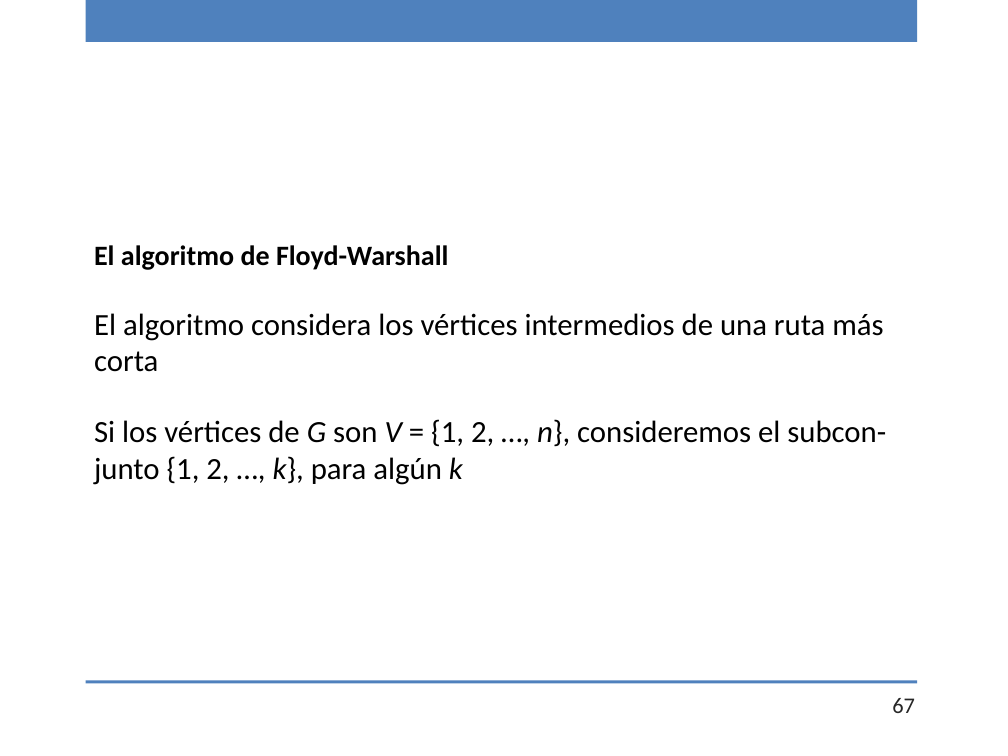
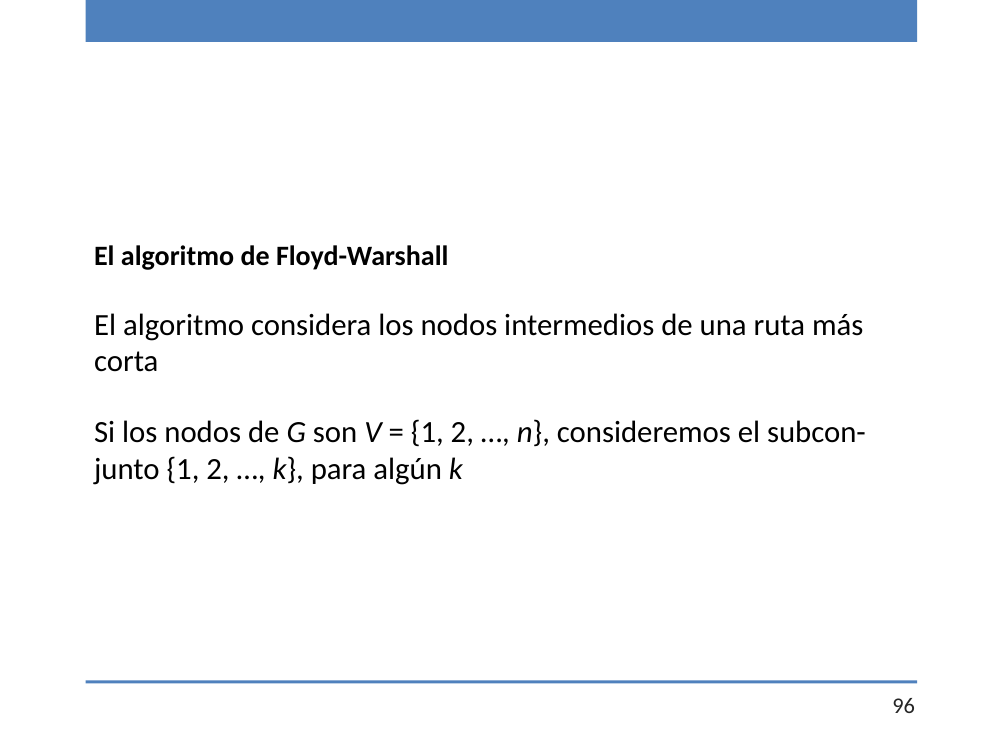
Before and after one commit to chris-carstens/2020-2, a slide deck: slide 96 of Clases/19 - Programación Dinámica/19-ProgDinámica.pptx (slide 67 before the commit). Drawn at 1008x756 pixels with LibreOffice and Linux fonts; fonts in the diff are those of the drawing. Boxes give left, top, right and bottom in pixels: in the first picture for what was removed or moved away, otherwise in the second. Text is boxed around its words. In the diff, an @@ line names an element or a change of style, - is before the commit and + after.

```diff
--- a/Clases/19 - Programación Dinámica/19-ProgDinámica.pptx
+++ b/Clases/19 - Programación Dinámica/19-ProgDinámica.pptx
@@ text at bbox=[94, 313, 866, 485]: text changed @@
-El algoritmo considera los vértices intermedios de una ruta más corta
-Si los vértices de G son V = {1, 2, …, n}, consideremos el subcon-junto {1, 2, …, k}, para algún k
+El algoritmo considera los nodos intermedios de una ruta más corta
+Si los nodos de G son V = {1, 2, …, n}, consideremos el subcon-junto {1, 2, …, k}, para algún k
@@ page number at bbox=[892, 698, 915, 713]: text changed @@
-67
+96
```
Also in this commit, not shown: 6 other slides changed, 29 slides added, 1 other file.
